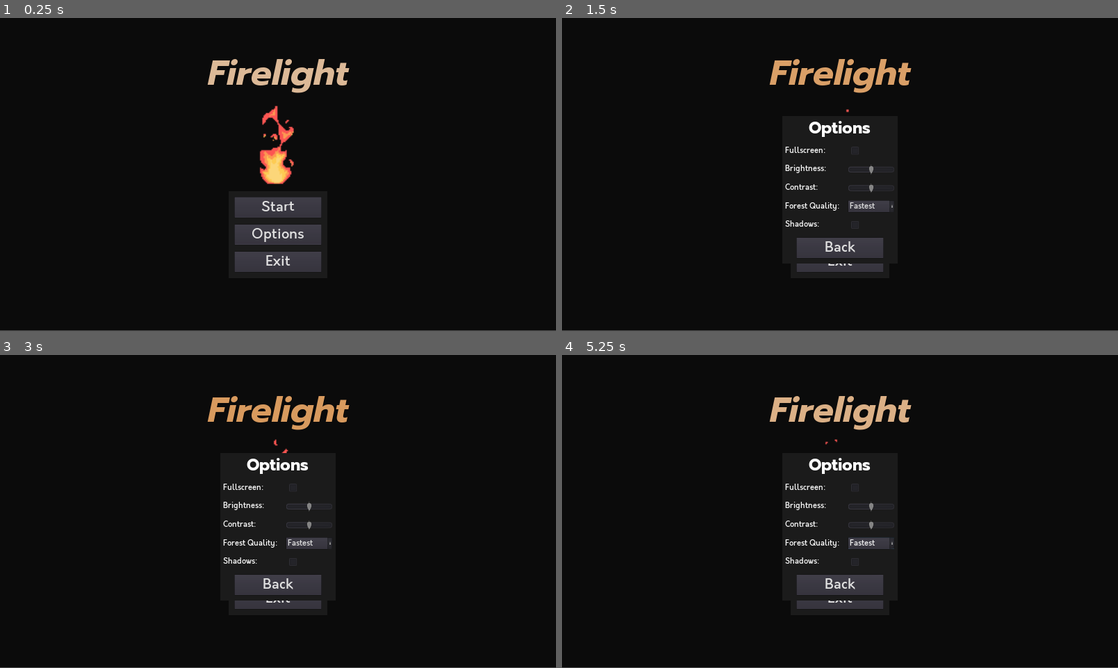
Above: before the commit, frames 1-4 (two rows, left to right).
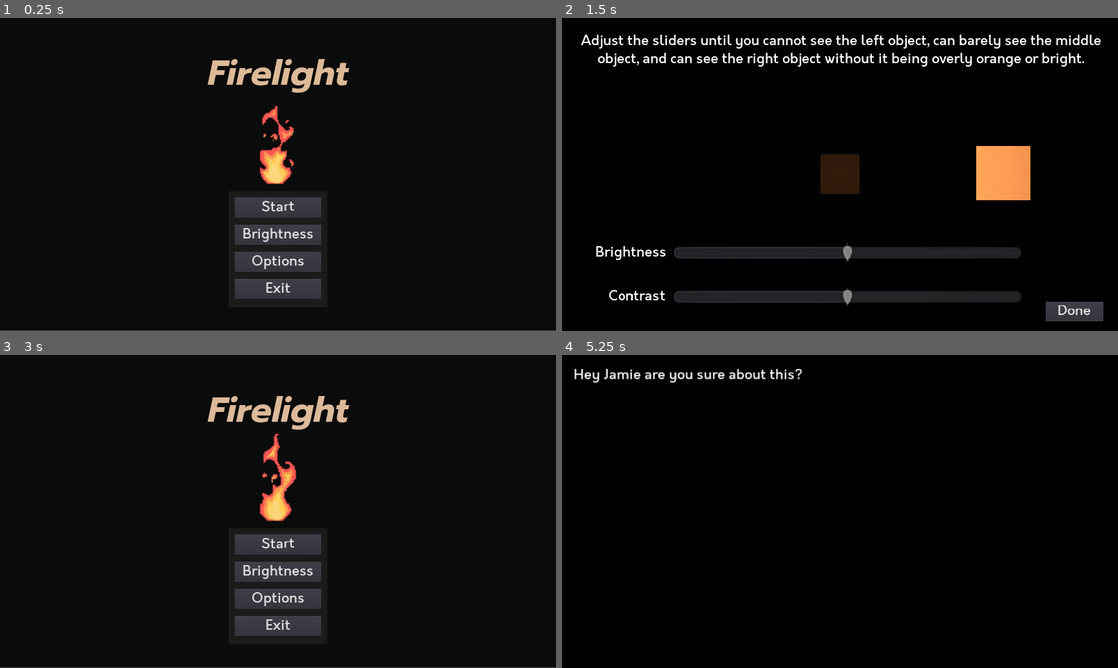
Above: after the commit, the same moments.

Repository: aozero/INTD450-Game
Game: Godot game, scene res://Scenes/Menus/MainMenu.tscn
Two runs of this game, one before a commit and one after it. Both use one fixed random seed, a clock stepped at 60 frames per second and the inputs below. The engine's default icon, where the game draws it, is replaced by a stand-in: a white triangle on a blue panel in a dark square. Sound files missing from this copy of the repository are replaced by a short silence.
Inputs (mouse positions are in pixels of both pictures, inside the frame that each line leads up to):
- Up to frame 1 (0.25 s): no input
- Up to frame 2 (1.5 s): click (840, 233) at 0.5 s, where only the run after the commit has a clickable "Brightness"; click (840, 205) at 1.25 s, where only the run before the commit has a clickable "Start"
- Up to frame 3 (3 s): click (278, 542) at 2 s, where only the run before the commit has a clickable "Start"; click (511, 649) at 2.75 s, where only the run after the commit has a clickable "Done"
- Up to frame 4 (5.25 s): click "Start" at 3.5 s; click (873, 542) at 4.25 s, where only the run before the commit has a clickable "Fastest"; click (873, 561) at 5.02 s

The runs differ from the first frame. In frame 1, 1.4% of the frame differs, in the area x 42-58%, y 67-90%; in frame 2, 19%, in the area x 0-100%, y 5-100%; in frame 3, 6.0%; in frame 4, 12%.

Commit message:
Start straight to game

Diff:
--- a/Scenes/Menus/MainMenu.tscn
+++ b/Scenes/Menus/MainMenu.tscn
@@ -55,7 +55,7 @@
 font_data = ExtResource( 5 )
 _sections_unfolded = [ "Settings" ]
 
-[node name="MainMenu" type="ColorRect" index="0"]
+[node name="MainMenu" type="ColorRect"]
 
 anchor_left = 0.0
 anchor_top = 0.0
@@ -159,7 +159,6 @@
 
 [node name="PauseMenuRect" type="ColorRect" parent="CanvasLayer2" index="0"]
 
-editor/display_folded = true
 anchor_left = 0.5
 anchor_top = 0.5
 anchor_right = 0.5
@@ -167,7 +166,7 @@
 margin_left = -170.0
 margin_top = 58.0
 margin_right = 170.0
-margin_bottom = 358.0
+margin_bottom = 458.0
 rect_pivot_offset = Vector2( 0, 0 )
 rect_clip_content = false
 mouse_filter = 0
@@ -196,6 +195,7 @@
 
 [node name="StartContainer" type="CenterContainer" parent="CanvasLayer2/PauseMenuRect/VBoxContainer" index="0"]
 
+editor/display_folded = true
 anchor_left = 0.0
 anchor_top = 0.0
 anchor_right = 0.0
@@ -240,7 +240,7 @@
 align = 1
 _sections_unfolded = [ "Margin", "Rect" ]
 
-[node name="OptionsContainer" type="CenterContainer" parent="CanvasLayer2/PauseMenuRect/VBoxContainer" index="1"]
+[node name="BrightnessContainer" type="CenterContainer" parent="CanvasLayer2/PauseMenuRect/VBoxContainer" index="1"]
 
 anchor_left = 0.0
 anchor_top = 0.0
@@ -249,6 +249,53 @@
 margin_top = 94.0
 margin_right = 340.0
 margin_bottom = 184.0
+rect_min_size = Vector2( 300, 90 )
+rect_pivot_offset = Vector2( 0, 0 )
+rect_clip_content = false
+mouse_filter = 0
+mouse_default_cursor_shape = 0
+size_flags_horizontal = 1
+size_flags_vertical = 1
+use_top_left = false
+_sections_unfolded = [ "Rect" ]
+
+[node name="BrightnessButton" type="Button" parent="CanvasLayer2/PauseMenuRect/VBoxContainer/BrightnessContainer" index="0"]
+
+anchor_left = 0.0
+anchor_top = 0.0
+anchor_right = 0.0
+anchor_bottom = 0.0
+margin_left = 20.0
+margin_top = 10.0
+margin_right = 320.0
+margin_bottom = 80.0
+rect_min_size = Vector2( 300, 70 )
+rect_pivot_offset = Vector2( 0, 0 )
+rect_clip_content = false
+focus_mode = 2
+mouse_filter = 0
+mouse_default_cursor_shape = 0
+size_flags_horizontal = 1
+size_flags_vertical = 1
+custom_fonts/font = SubResource( 3 )
+toggle_mode = false
+enabled_focus_mode = 2
+shortcut = null
+group = null
+text = "Brightness"
+flat = false
+align = 1
+_sections_unfolded = [ "Margin", "Rect" ]
+
+[node name="OptionsContainer" type="CenterContainer" parent="CanvasLayer2/PauseMenuRect/VBoxContainer" index="2"]
+
+anchor_left = 0.0
+anchor_top = 0.0
+anchor_right = 0.0
+anchor_bottom = 0.0
+margin_top = 188.0
+margin_right = 340.0
+margin_bottom = 278.0
 rect_min_size = Vector2( 300, 90 )
 rect_pivot_offset = Vector2( 0, 0 )
 rect_clip_content = false
@@ -287,15 +334,15 @@
 align = 1
 _sections_unfolded = [ "Margin", "Rect" ]
 
-[node name="ExitContainer" type="CenterContainer" parent="CanvasLayer2/PauseMenuRect/VBoxContainer" index="2"]
-
-anchor_left = 0.0
-anchor_top = 0.0
-anchor_right = 0.0
-anchor_bottom = 0.0
-margin_top = 188.0
+[node name="ExitContainer" type="CenterContainer" parent="CanvasLayer2/PauseMenuRect/VBoxContainer" index="3"]
+
+anchor_left = 0.0
+anchor_top = 0.0
+anchor_right = 0.0
+anchor_bottom = 0.0
+margin_top = 282.0
 margin_right = 340.0
-margin_bottom = 278.0
+margin_bottom = 372.0
 rect_min_size = Vector2( 300, 90 )
 rect_pivot_offset = Vector2( 0, 0 )
 rect_clip_content = false
@@ -353,6 +400,8 @@
 
 [connection signal="button_up" from="CanvasLayer2/PauseMenuRect/VBoxContainer/StartContainer/StartButton" to="." method="_on_StartButton_button_up"]
 
+[connection signal="button_up" from="CanvasLayer2/PauseMenuRect/VBoxContainer/BrightnessContainer/BrightnessButton" to="." method="_on_BrightnessButton_button_up"]
+
 [connection signal="button_up" from="CanvasLayer2/PauseMenuRect/VBoxContainer/OptionsContainer/OptionsButton" to="." method="_on_OptionsButton_button_up"]
 
 [connection signal="button_up" from="CanvasLayer2/PauseMenuRect/VBoxContainer/ExitContainer/ExitButton" to="." method="_on_ExitButton_button_up"]
--- a/Scripts/Menus/GammaChanger.gd
+++ b/Scripts/Menus/GammaChanger.gd
@@ -22,4 +22,4 @@
 	done()
 
 func done():
-	get_tree().change_scene("res://Scenes/Intro.tscn")
+	get_tree().change_scene("res://Scenes/Menus/MainMenu.tscn")
--- a/Scripts/Menus/MainMenu.gd
+++ b/Scripts/Menus/MainMenu.gd
@@ -17,6 +17,9 @@
 	timer.start()
 
 func _on_Timer_timeout():
+	get_tree().change_scene("res://Scenes/Intro.tscn")
+
+func _on_BrightnessButton_button_up():
 	get_tree().change_scene("res://Scenes/Menus/GammaChanger.tscn")
 
 func _on_OptionsButton_button_up():
